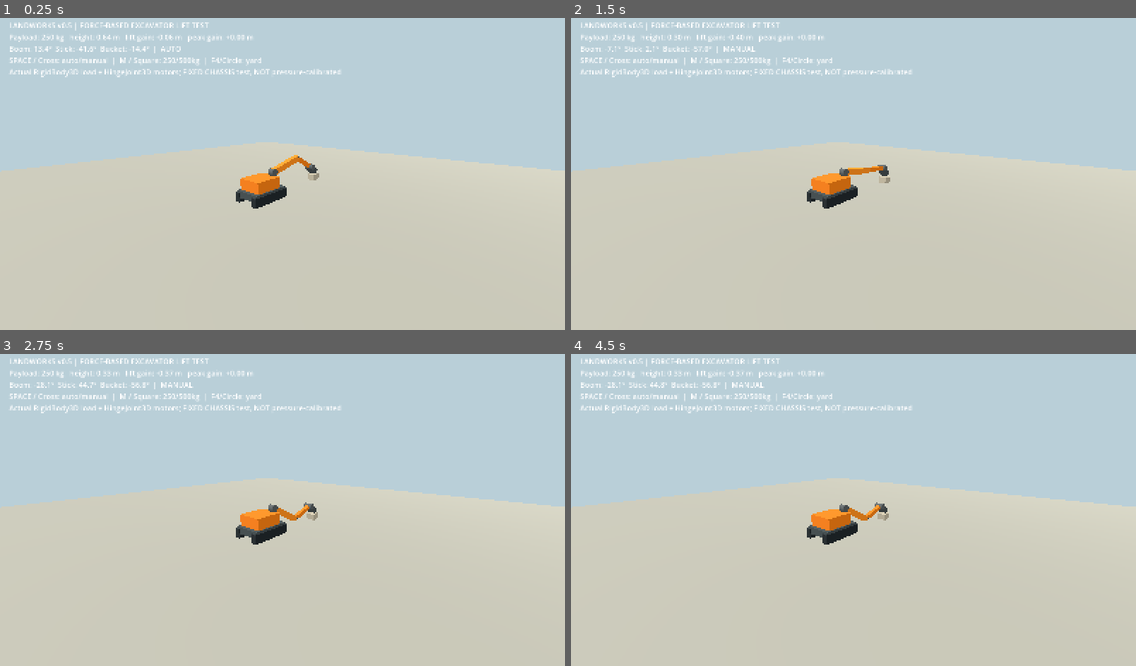
Above: before the commit, frames 1-4 (two rows, left to right).
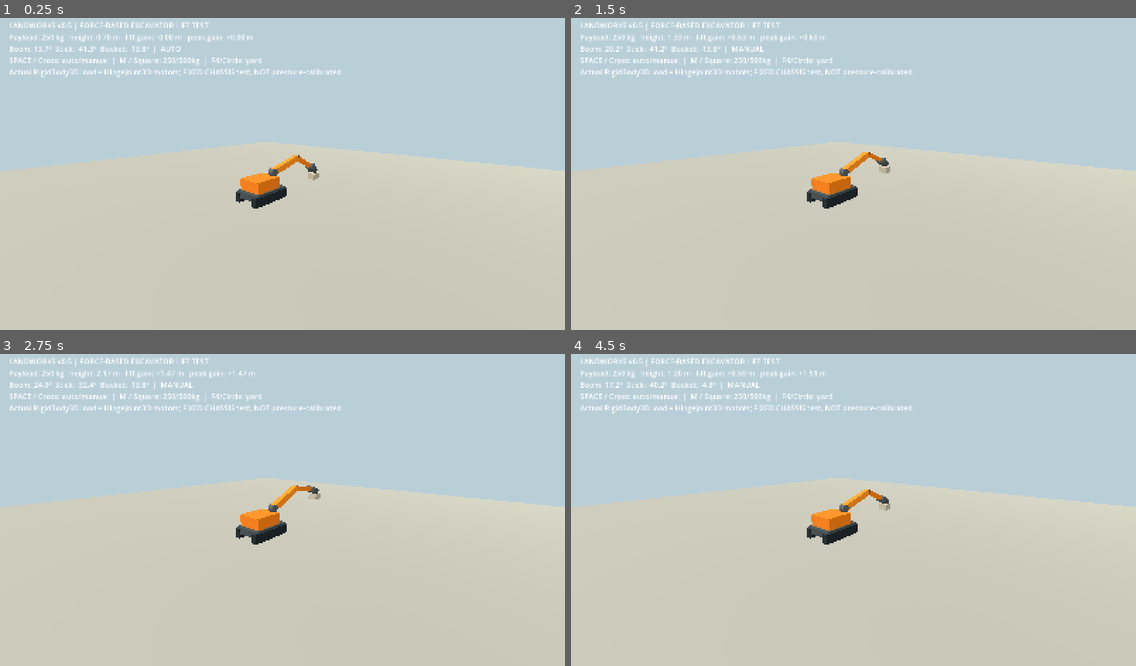
Above: after the commit, the same moments.

Repository: sn97ty8yn4-jpg/landworks
Game: Godot game, scene res://landworks/scenes/physical_excavator_lab.tscn
Two runs of this game, one before a commit and one after it. Both use one fixed random seed, a clock stepped at 60 frames per second and the inputs below. This scene is started directly instead of the project's main scene.
Inputs (mouse positions are in pixels of both pictures, inside the frame that each line leads up to):
- Up to frame 1 (0.25 s): no input
- Up to frame 2 (1.5 s): tap Enter at 0.5 s; move the mouse to (977, 155) at 0.52 s; hold D 0.53-1.25 s; hold I 0.53-1.25 s; click (977, 155) at 0.67 s; tap Space at 0.77 s; drag from (740, 186) to (825, 233) at 1.27 s
- Up to frame 3 (2.75 s): move the mouse to (339, 438) at 2.02 s; hold D from 2.03 s (still down); hold O from 2.03 s (still down)
- Up to frame 4 (4.5 s): release D at 2.75 s; release O at 2.75 s; tap Space at 2.75, 3.77 s; drag from (825, 569) to (684, 460) at 2.77 s; move the mouse to (1023, 553) at 3.52 s; hold A 3.53-4.25 s; hold P 3.53-4.25 s; tap Enter at 4.25 s; drag from (684, 460) to (768, 428) at 4.27 s

The runs differ from the first frame. In frame 1, less than 0.1% of the frame differs, in the area x 8-56%, y 5-53%; in frame 2, 0.7%, in the area x 6-57%, y 5-53%; in frame 3, 0.6%; in frame 4, 0.7%.

Commit message:
Correct excavator hinge motor polarity using measured Godot lift telemetry

Diff:
--- a/landworks/scripts/physical_excavator_lab.gd
+++ b/landworks/scripts/physical_excavator_lab.gd
@@ -193,7 +193,10 @@
     # PID-style angular motor: physics joint supplies torque, not animation transforms.
     var desired_velocity := clampf(3.4 * position_error - 0.65 * relative_velocity,
         -float(h["max_speed"]), float(h["max_speed"]))
-    joint.set_param(HingeJoint3D.PARAM_MOTOR_TARGET_VELOCITY, desired_velocity)
+    # Motor velocity around the joint's mapped local Z has the opposite sign
+    # to our positive local-X joint angle. The previous polarity drove all
+    # three links away from their targets under load (confirmed in CI telemetry).
+    joint.set_param(HingeJoint3D.PARAM_MOTOR_TARGET_VELOCITY, -desired_velocity)
 
 func _physics_process(delta: float) -> void:
     elapsed += delta
